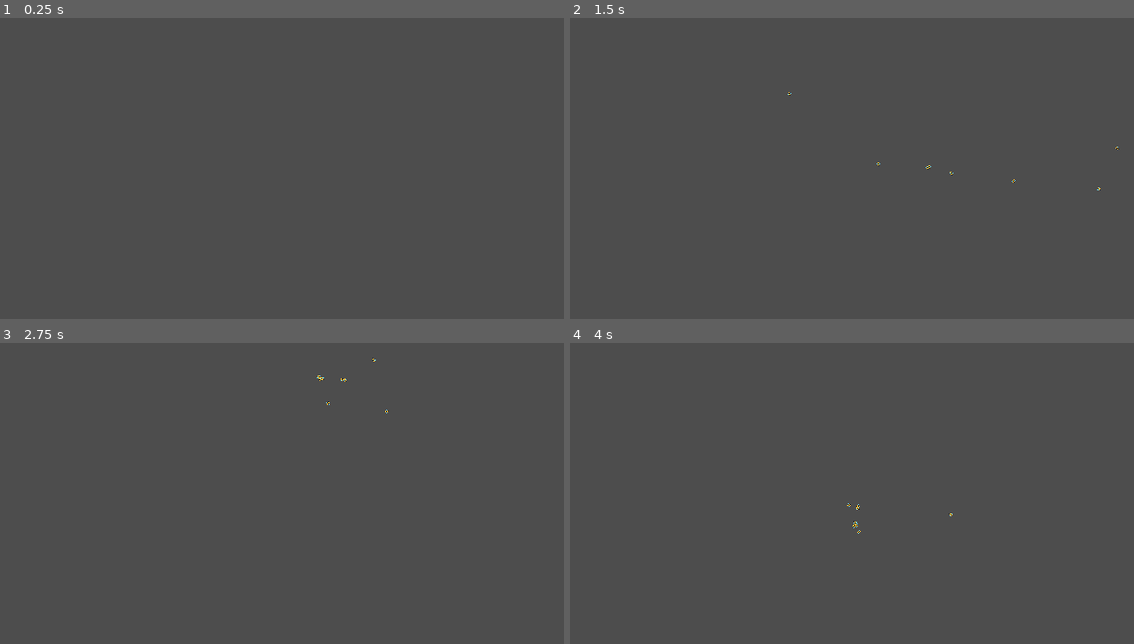
Above: before the commit, frames 1-4 (two rows, left to right).
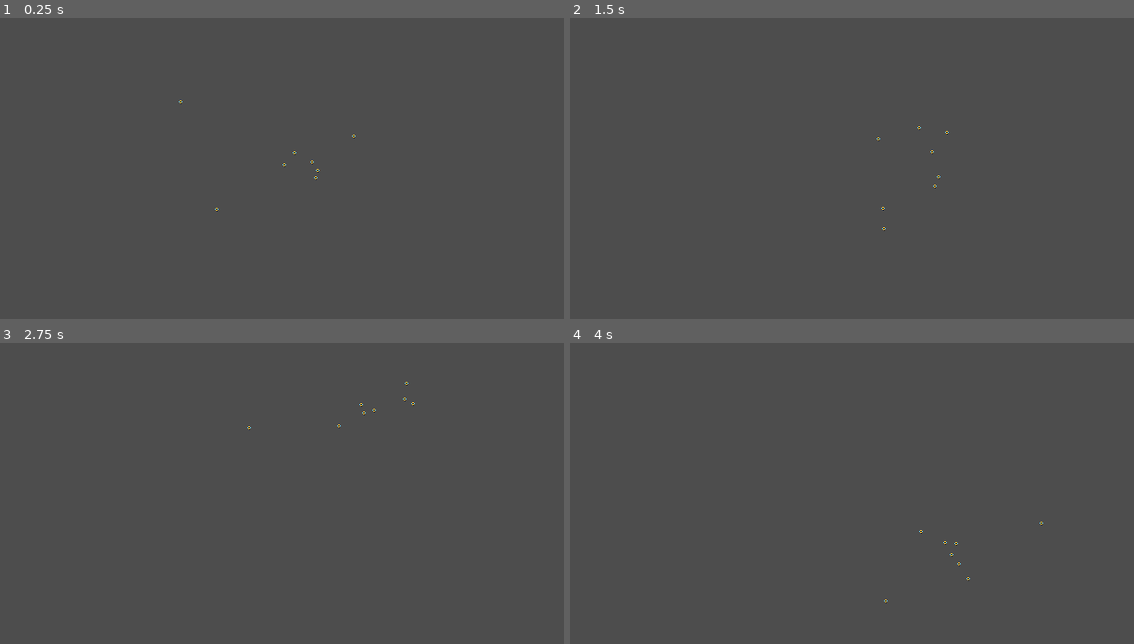
Above: after the commit, the same moments.

Repository: Lin1ux/LD56
Game: Godot game, scene res://game.tscn
The game is run twice, just before and just after one commit, with the same random seed, the same clock (stepped at 60 frames per second) and the same inputs. The project has no main scene, so this scene is started directly.
Inputs (mouse positions are in pixels of both pictures, inside the frame that each line leads up to):
- Up to frame 1 (0.25 s): no input
- Up to frame 2 (1.5 s): tap Enter at 0.5 s; move the mouse to (998, 156) at 0.52 s; tap Space at 1.25 s; move the mouse to (750, 189) at 1.27 s
- Up to frame 3 (2.75 s): tap Enter at 2 s; move the mouse to (355, 424) at 2.02 s
- Up to frame 4 (4 s): tap Space at 2.75 s; move the mouse to (835, 562) at 2.77 s; move the mouse to (1043, 547) at 3.52 s

The runs differ from the first frame. In frame 1, less than 0.1% of the frame differs, in the area x 31-64%, y 27-65%; in frame 2, less than 0.1%; in frame 3, less than 0.1%, in the area x 43-74%, y 4-29%; in frame 4, less than 0.1%.

Commit message:
better bees

Diff:
--- a/bee/bee.tscn
+++ b/bee/bee.tscn
@@ -1,14 +1,18 @@
-[gd_scene load_steps=5 format=3 uid="uid://bk8yhj7gqf6qe"]
+[gd_scene load_steps=6 format=3 uid="uid://bk8yhj7gqf6qe"]
 
 [ext_resource type="Script" path="res://bee/bee_controler.gd" id="1_47a2a"]
 [ext_resource type="Texture2D" uid="uid://kkdder4nlcs2" path="res://bee/bee.png" id="1_cpm8j"]
 [ext_resource type="Script" path="res://bee/fly_towards.gd" id="3_djx18"]
+[ext_resource type="Script" path="res://bee/bee_state_machine.gd" id="3_kdsfa"]
 
 [sub_resource type="RectangleShape2D" id="RectangleShape2D_ub2sv"]
 size = Vector2(2, 3)
 
 [node name="Bee" type="RigidBody2D"]
+collision_mask = 0
+mass = 0.01
 gravity_scale = 0.0
+lock_rotation = true
 script = ExtResource("1_47a2a")
 
 [node name="CollisionShape2D" type="CollisionShape2D" parent="."]
@@ -19,6 +23,7 @@
 texture = ExtResource("1_cpm8j")
 
 [node name="StateMachine" type="Node" parent="."]
+script = ExtResource("3_kdsfa")
 
 [node name="FlyTowards" type="Node" parent="StateMachine"]
 script = ExtResource("3_djx18")
--- a/bee/bee_controler.gd
+++ b/bee/bee_controler.gd
@@ -6,11 +6,23 @@
 
 @export var max_speed : float = 4
 
+
+@export var random_shpere_radius : float = 50
+
+
+
+@export var tween_duration: float = 0.2
 var direction_tween: Tween
+
+var side_acceleration : float
+
 
 # Called when the node enters the scene tree for the first time.
 func _ready():
 	custom_integrator = true
+
+	side_acceleration = randf_range(-1,1)
+
 
 
 # Called every frame. 'delta' is the elapsed time since the previous frame.
@@ -18,12 +30,13 @@
 	pass
 
 func _integrate_forces(state : PhysicsDirectBodyState2D):
-	var ratio = 1
-	if direction.dot(state.linear_velocity) < 0.25:
-		ratio = 0.1
 
-	state.apply_impulse(direction * acceleration * ratio)
 
+
+	state.apply_impulse(direction * acceleration)
+
+	var side_motion = direction.rotated(deg_to_rad(90))
+	state.apply_impulse(side_motion * side_acceleration)
 
 
 	if state.linear_velocity.length() > max_speed:
@@ -33,15 +46,17 @@
 
 
 func _physics_process(delta):
+		pass
+
+
+
+
+func new_target(target_position : Vector2):
 	if direction_tween:
 		direction_tween.kill()
 
-
-
-	var new_direction = (get_global_mouse_position() - position).normalized()
-
-
+	var new_direction = (target_position - position).normalized()
 
 	direction_tween = create_tween()
-	direction_tween.tween_property(self,"direction",new_direction,0.4)
-	direction_tween.set_trans(Tween.TRANS_QUAD)
+	direction_tween.tween_property(self,"direction",new_direction,tween_duration)
+	direction_tween.set_trans(Tween.TRANS_SPRING)
--- /dev/null
+++ b/bee/bee_state_machine.gd
@@ -0,0 +1,13 @@
+extends Node
+
+@onready var state : Node = $FlyTowards
+
+
+# Called when the node enters the scene tree for the first time.
+func _ready():
+	pass # Replace with function body.
+
+
+# Called every frame. 'delta' is the elapsed time since the previous frame.
+func _process(delta):
+	state.update(delta)
--- a/bee/fly_towards.gd
+++ b/bee/fly_towards.gd
@@ -1,11 +1,35 @@
 extends Node
 
+@onready var bee = $"../.."
+const REDIRECT_DISTANCE = 25
+const NEW_POSITION_DISTANCE = 100
 
+
+var final_position : Vector2
 # Called when the node enters the scene tree for the first time.
 func _ready():
-	pass # Replace with function body.
+	enter()
 
 
-# Called every frame. 'delta' is the elapsed time since the previous frame.
-func _process(delta):
-	pass
+func enter():
+	set_new_destination()
+
+func update(delta : float):
+	if final_position.distance_squared_to(bee.position) < REDIRECT_DISTANCE:
+		print("to close to the coursor")
+		enter()
+	if bee.get_global_mouse_position().distance_squared_to(final_position) > NEW_POSITION_DISTANCE:
+		print("coursor moved")
+		enter()
+
+
+
+
+
+
+
+
+func set_new_destination():
+	var offset = Vector2(randf_range(-1,1),randf_range(-1,1)).normalized()* 50
+	final_position = bee.get_global_mouse_position() + offset
+	bee.new_target(final_position)
--- a/game.tscn
+++ b/game.tscn
@@ -1,62 +1,67 @@
-[gd_scene load_steps=2 format=3 uid="uid://w24gbxobovvk"]
+[gd_scene load_steps=3 format=3 uid="uid://w24gbxobovvk"]
 
 [ext_resource type="PackedScene" uid="uid://bk8yhj7gqf6qe" path="res://bee/bee.tscn" id="1_2gaek"]
 
+[sub_resource type="RectangleShape2D" id="RectangleShape2D_fws05"]
+size = Vector2(286, 20)
+
 [node name="game" type="Node2D"]
 
+[node name="StaticBody2D" type="StaticBody2D" parent="."]
+position = Vector2(55, 99)
+
+[node name="CollisionShape2D" type="CollisionShape2D" parent="StaticBody2D"]
+position = Vector2(133, 0)
+rotation = -0.374451
+shape = SubResource("RectangleShape2D_fws05")
+
 [node name="Camera2D" type="Camera2D" parent="."]
-position = Vector2(576, 325)
+position = Vector2(78, 20)
 
 [node name="Bee" parent="." instance=ExtResource("1_2gaek")]
-mass = 0.01
+collision_mask = 2
 inertia = 10.0
-acceleration = 40.0
-max_speed = 500.0
+acceleration = 30.0
+max_speed = 400.0
+tween_duration = 0.4
 
 [node name="Bee2" parent="." instance=ExtResource("1_2gaek")]
 position = Vector2(193, 69)
-mass = 0.01
 inertia = 10.0
 acceleration = 40.0
 max_speed = 500.0
 
 [node name="Bee3" parent="." instance=ExtResource("1_2gaek")]
 position = Vector2(243, -41)
-mass = 0.01
 inertia = 10.0
 acceleration = 40.0
 max_speed = 500.0
 
 [node name="Bee4" parent="." instance=ExtResource("1_2gaek")]
-mass = 0.01
 inertia = 10.0
 acceleration = 40.0
 max_speed = 500.0
 
 [node name="Bee5" parent="." instance=ExtResource("1_2gaek")]
 position = Vector2(-100, 113)
-mass = 0.01
 inertia = 10.0
 acceleration = 40.0
 max_speed = 500.0
 
 [node name="Bee6" parent="." instance=ExtResource("1_2gaek")]
 position = Vector2(-131, -119)
-mass = 0.01
 inertia = 10.0
 acceleration = 40.0
 max_speed = 500.0
 
 [node name="Bee7" parent="." instance=ExtResource("1_2gaek")]
 position = Vector2(86, -93)
-mass = 0.01
 inertia = 10.0
 acceleration = 40.0
 max_speed = 500.0
 
 [node name="Bee8" parent="." instance=ExtResource("1_2gaek")]
 position = Vector2(55, 99)
-mass = 0.01
 inertia = 10.0
-acceleration = 40.0
-max_speed = 500.0
+acceleration = 50.0
+max_speed = 400.0
